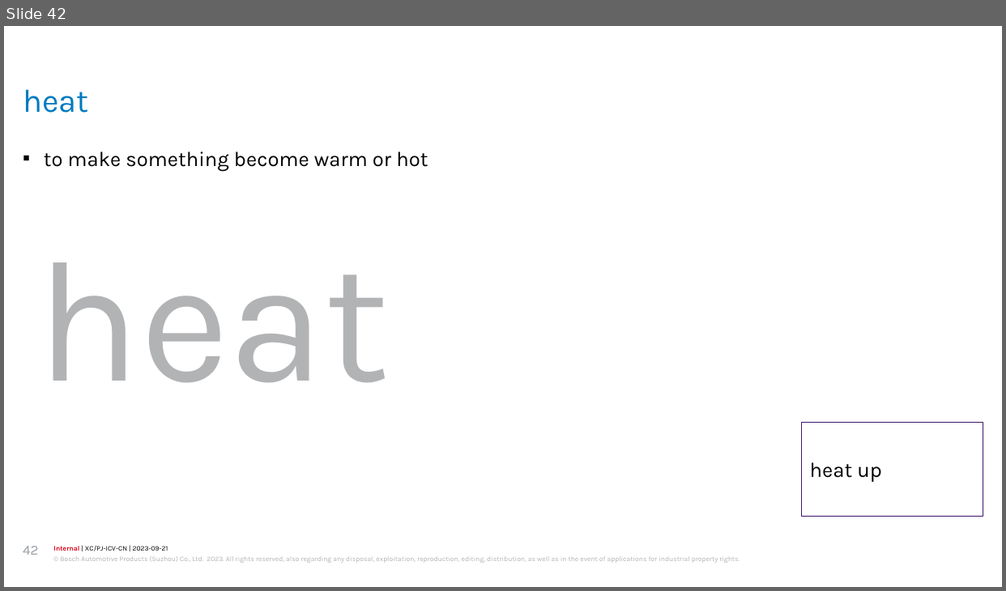
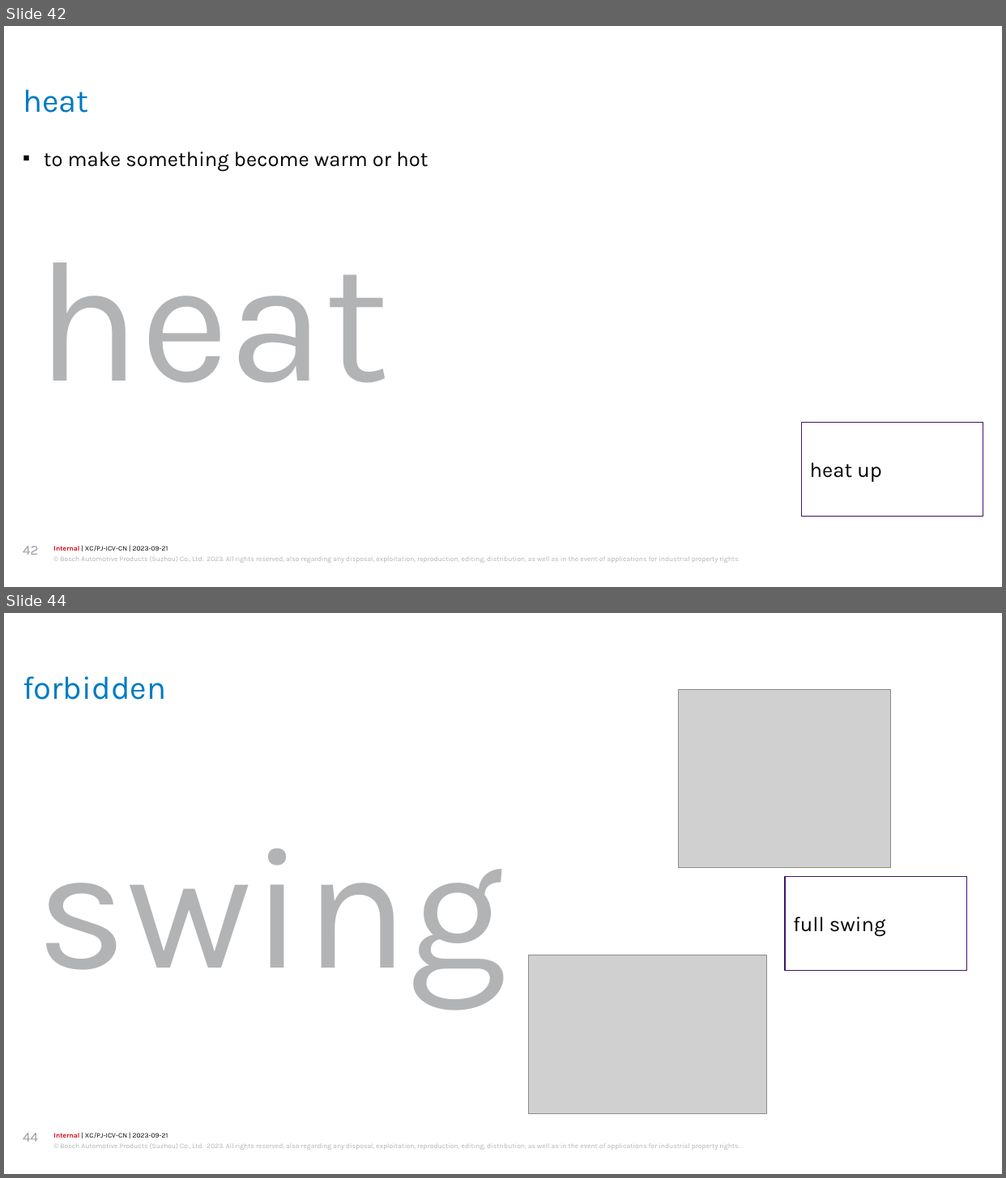
Before and after one commit to jiangyigithub/atomic-habit, a slide deck: longman 3000.pptx. Shown one above the other, each under a label of ours: slide 42 before the commit, slides 42 and 44 after it; the slides between them are not shown. The pictures are 1006x591 and 1006x1178 pixels, drawn with LibreOffice and Linux fonts; fonts in the diff are those of the drawing; grey boxes stand for pictures; background and template pictures are left out. Boxes give left, top, right and bottom in pixels: in the first picture for what was removed or moved away, otherwise in the second. Text is boxed around its words. In the diff, an @@ line names an element or a change of style, - is before the commit and + after.

```diff
--- a/longman 3000.pptx
+++ b/longman 3000.pptx
@@ slide 44 added at box(4, 613, 1002, 1174), background #FFFFFF; not listed: 2 template elements that a slide beside it also shows @@
@@ title added at box(23, 676, 166, 700), 28 pt, text #007BC0 @@
+forbidden
@@ picture added at box(679, 689, 890, 868) @@
@@ text added at box(36, 849, 506, 1008), 150 pt, text #B2B3B5 @@
+swing
@@ rectangle added at box(785, 876, 966, 970), outline #3F136C 0.75 pt, 18 pt, text #000000 @@
+full swing
@@ picture added at box(529, 956, 766, 1114) @@
@@ page number added at box(23, 1133, 38, 1142), 12 pt, text #999FA6 @@
+44
```
Also in this commit, not shown: 7 slides changed, 4 other slides added, 1 other file.
